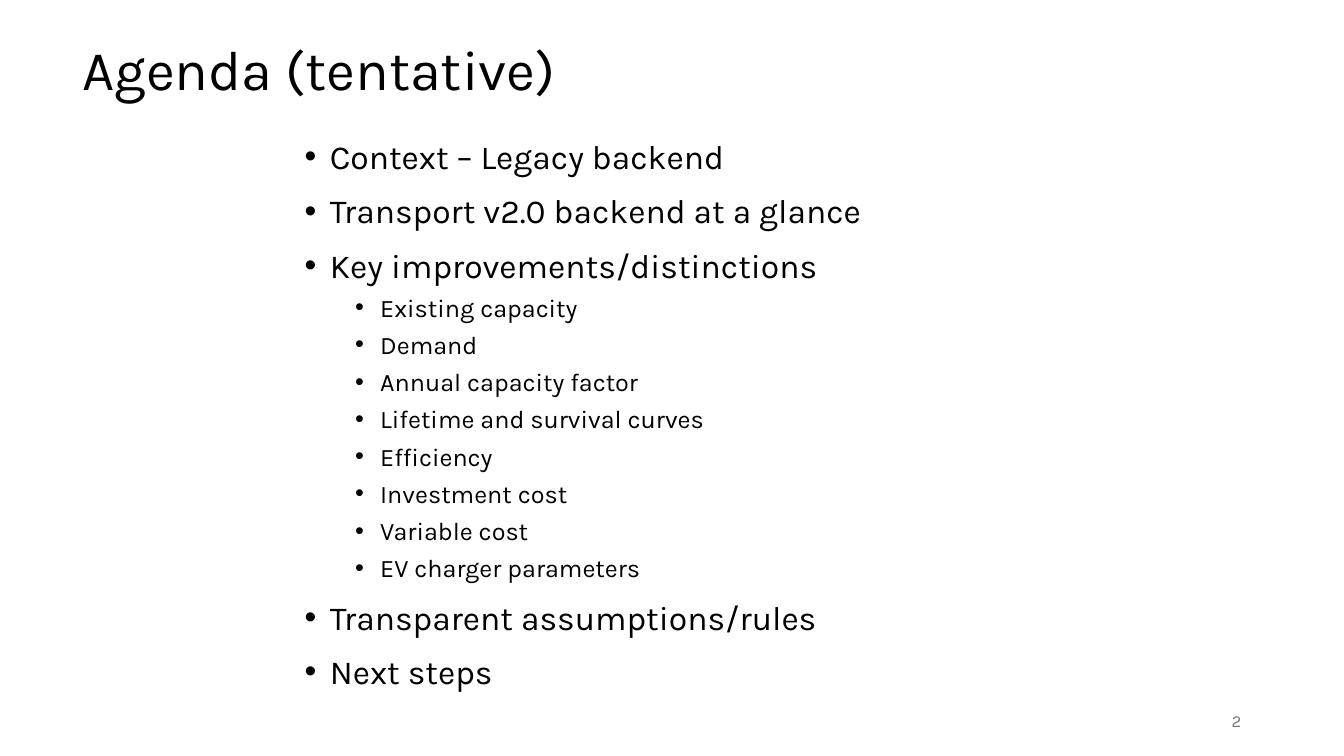
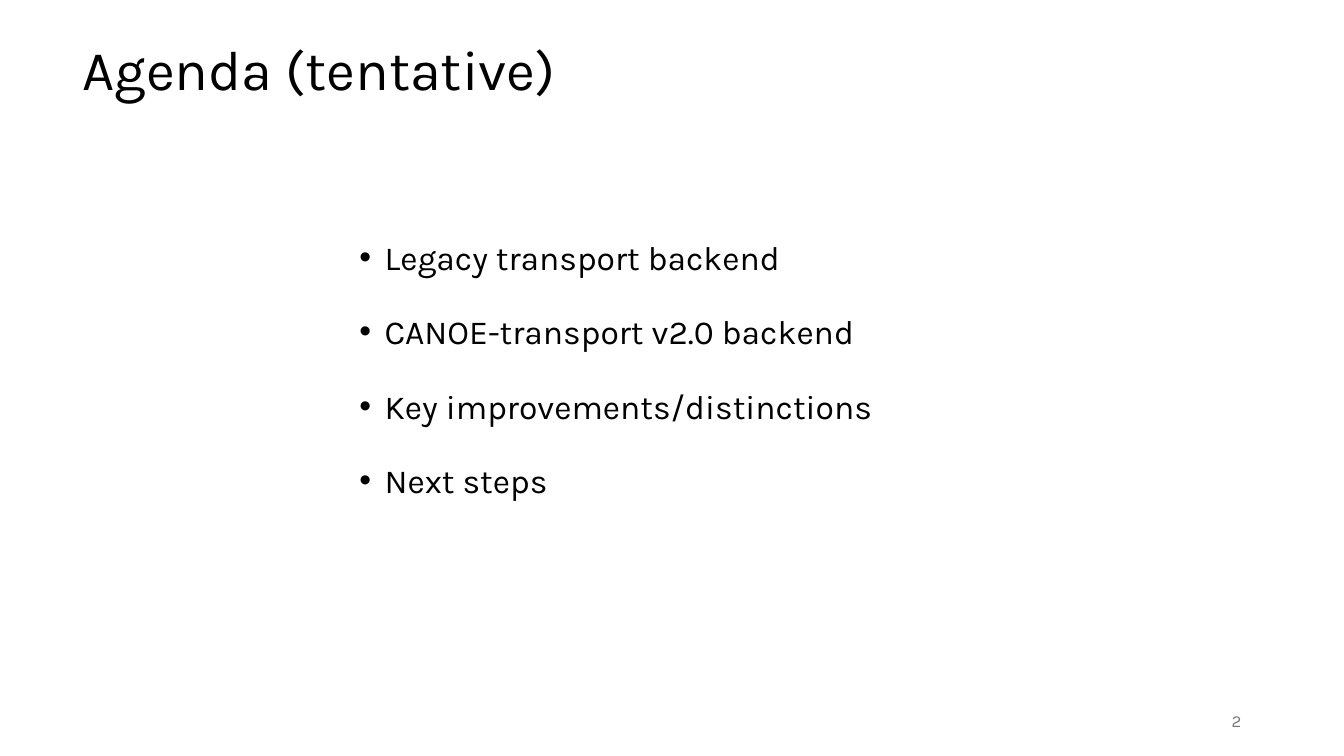
Before and after one commit to CANOE-main/canoe-transportation, a slide deck: slide 2 of docs/MVP_delivery_presentation.pptx. Drawn at 1344x756 pixels with LibreOffice and Linux fonts; fonts in the diff are those of the drawing. Boxes give left, top, right and bottom in pixels: in the first picture for what was removed or moved away, otherwise in the second. Text is boxed around its words. In the diff, an @@ line names an element or a change of style, - is before the commit and + after.

Commit message:
feat: Add EV charger parameterization and lifetime parameter builder
- Implemented `build_lifetime_parameters.py` to prepare lifetime parameters based on scenario inputs.
- Created `ev_chargers.py` for preparing EV charging infrastructure parameters without SQLite I/O.
- Added validation and context management for EV charger parameters.
- Developed unit tests in `test_ev_chargers.py` to ensure correctness of EV charger parameterization logic.

```diff
--- a/docs/MVP_delivery_presentation.pptx
+++ b/docs/MVP_delivery_presentation.pptx
@@ text "Legacy transport backend" moved from (x1=330, y1=146, x2=861, y2=692) to (x1=385, y1=247, x2=872, y2=501) @@
@@ text at (x1=385, y1=247, x2=854, y2=352): text changed @@
-• Context – Legacy backend
-• Transport v2.0 backend at a glance
+• Legacy transport backend
+• CANOE-transport v2.0 backend
@@ text at (x1=330, y1=299, x2=816, y2=638): paragraphs removed @@
-  • Existing capacity
-  • Demand
-  • Annual capacity factor
-  • Lifetime and survival curves
-  • Efficiency
-  • Investment cost
-  • Variable cost
-  • EV charger parameters
-• Transparent assumptions/rules
@@ text at (x1=385, y1=394, x2=872, y2=501): line spacing 1 to 1.5 @@
```
Also in this commit, not shown: 1 other slide changed, 13 slides added, 5 slides removed, 56 other files.
